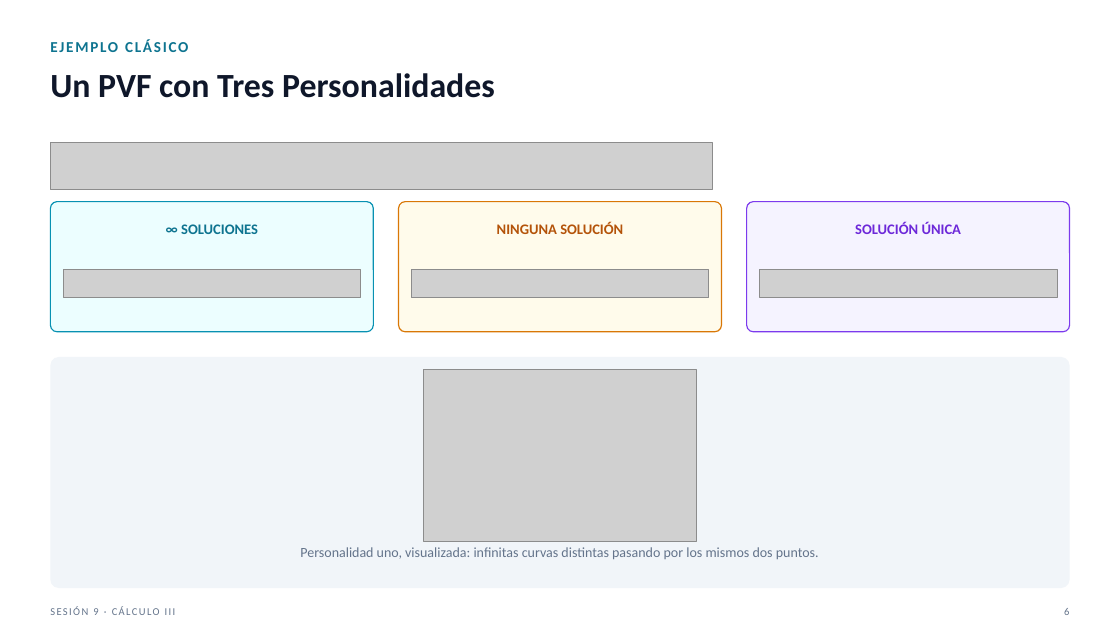
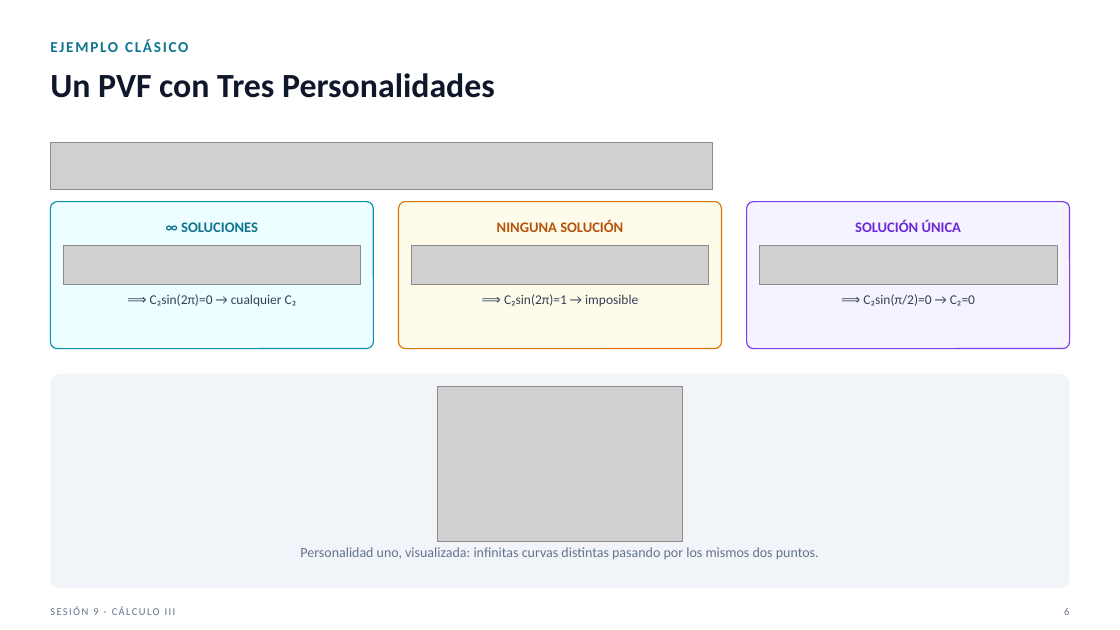
Before and after one commit to SernaEd/FirmsSimulationClass, a slide deck: slide 6 of sesion9/Sesion9_Teoria_Preliminar_Claro.pptx. Drawn at 1120x630 pixels with LibreOffice and Linux fonts; fonts in the diff are those of the drawing; grey boxes stand for pictures. Boxes give left, top, right and bottom in pixels: in the first picture for what was removed or moved away, otherwise in the second. Text is boxed around its words. In the diff, an @@ line names an element or a change of style, - is before the commit and + after.

```diff
--- a/sesion9/Sesion9_Teoria_Preliminar_Claro.pptx
+++ b/sesion9/Sesion9_Teoria_Preliminar_Claro.pptx
@@ rounded rectangle: place and size @@
-rounded rectangle at box(50, 202, 373, 332)
+rounded rectangle at box(50, 202, 373, 349)
@@ rounded rectangle: place and size @@
-rounded rectangle at box(398, 202, 721, 332)
+rounded rectangle at box(398, 202, 721, 349)
@@ proportions changed in 4 elements at box(50, 374, 1070, 588), box(50, 202, 373, 349), box(398, 202, 721, 349), box(747, 202, 1070, 349) @@
@@ rounded rectangle: place and size @@
-rounded rectangle at box(747, 202, 1070, 332)
+rounded rectangle at box(747, 202, 1070, 349)
@@ picture added at box(63, 245, 360, 284) @@
@@ picture added at box(411, 245, 708, 284) @@
@@ picture added at box(760, 245, 1057, 284) @@
@@ picture removed at box(63, 270, 360, 298) @@
@@ text added at box(150, 294, 297, 306), 11.5 pt, text #334155 @@
+⟹ C₂sin(2π)=0 → cualquier C₂
@@ picture removed at box(411, 270, 708, 298) @@
@@ text added at box(504, 294, 638, 306), 11.5 pt, text #334155 @@
+⟹ C₂sin(2π)=1 → imposible
@@ picture removed at box(760, 270, 1057, 297) @@
@@ text added at box(863, 294, 975, 306), 11.5 pt, text #334155 @@
+⟹ C₂sin(π/2)=0 → C₂=0
@@ rounded rectangle: place and size @@
-rounded rectangle at box(50, 357, 1070, 588)
+rounded rectangle at box(50, 374, 1070, 588)
@@ picture: place and size @@
-picture at box(424, 370, 697, 542)
+picture at box(437, 386, 682, 542)
```
Also in this commit, not shown: 1 other file.
